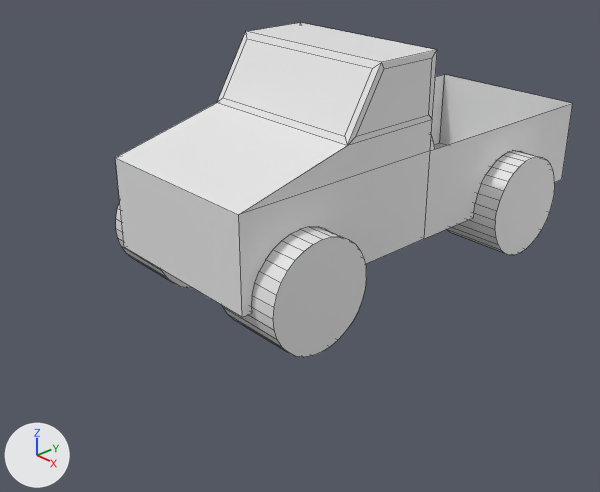
The Blender file CamionetaChula.blend as it was, and as the next commit left it.
The view is the same before and after, from a camera (50 mm lens) standing at (6.2, -6.34, 3.84) and looking at (-0.08, -0.64, -0.14). The lights are fixed; the arrows at lower left show +X, +Y and +Z. Mesh edges are drawn as thin lines.

The first picture shows 'Cilindro', 'Cube'.
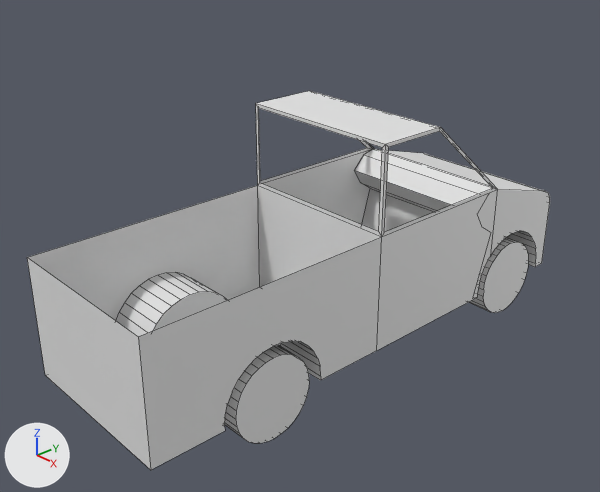
Where the change shows, as pixel boxes [x1, y1, x2, y2] in the pictures (600 x 492 px):
'Cubo', added
    after: [27, 91, 550, 470]
'Cube', deleted
    before: [115, 23, 573, 317]
'Cilindro', reshaped, moved, rescaled, modifiers changed
    before: [116, 135, 555, 357]
    after: [225, 238, 528, 443]
part 1 of me_cilindro, added
    after: [225, 238, 528, 443]
part 2 of me_cilindro, deleted
    before: [116, 135, 555, 357]

Diff of the bpy script that builds the scene:
```diff
--- a/CamionetaChula.blend.py
+++ b/CamionetaChula.blend.py
@@ me_cilindro @@
 me_cilindro.from_pydata(...)  # 128 vertices, 34 faces; spans x -1.0..1.0, y -1.0..1.0, z -8.4..10.5
 # used by ob_cilindro; location = (-0.02, -1.64, 0.13); rotation_euler = (0.0, 1.571, 0.0), in degrees (0, 90, 0); scale = (0.593, 0.593, 0.128)
+# me_cilindro part 1: a new loose piece, a 32-sided cylinder along z spanning x -1.0..1.0, y -1.0..1.0, z -1.0..1.0
+# me_cilindro part 2: the loose piece of 64 vertices spanning x -1.0..1.0, y -1.0..1.0, z 4.2..10.5 is deleted
@@ me_cubo @@
+me_cubo.from_pydata(...)  # 206 vertices, 116 faces; spans x -1.0..1.0, y -3.4..2.73, z -1.08..1.28
@@ ob_cube @@
-ob_cube = bpy.data.objects.new('Cube', me_cube)
-ob_cube.location = (0.0, 0.0, 1.26)
@@ ob_cilindro @@
 ob_cilindro = bpy.data.objects.new('Cilindro', me_cilindro)
-ob_cilindro.location = (-0.02, -1.64, 0.13)
+ob_cilindro.location = (-0.72, 1.95, -1.03)
 ob_cilindro.rotation_euler = (0.0, 1.571, 0.0)  # degrees (0, 90, 0)
-ob_cilindro.scale = (0.593, 0.593, 0.128)
+ob_cilindro.scale = (-0.48, -0.48, -0.263)
 _m = ob_cilindro.modifiers.new('Simetrizar', 'MIRROR')
 _m.use_axis = (True, True, False)
-_m.mirror_object = ob_cube
+_m.mirror_object = ob_cubo
@@ ob_cubo @@
+ob_cubo = bpy.data.objects.new('Cubo', me_cubo)
+ob_cubo.location = (0.0, 0.0, 0.0)
```
